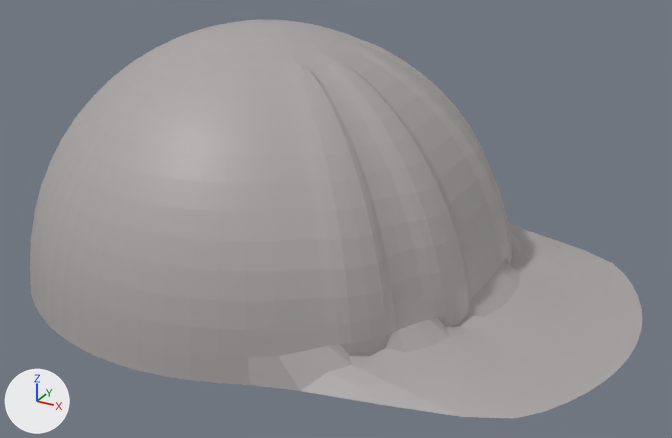
What one commit did to the glTF model technolog/technolog_face_model_1.gltf.
Before and after are seen from a 50 mm lens placed at (2.0, -3.048, 1.761), pointed at (0.362, -0.069, 0.271). Arrows for +X, +Y and +Z are at lower left; the lights stay in place. Vertices at the same position are counted once.

Objects in the first picture: 'Сфера'.
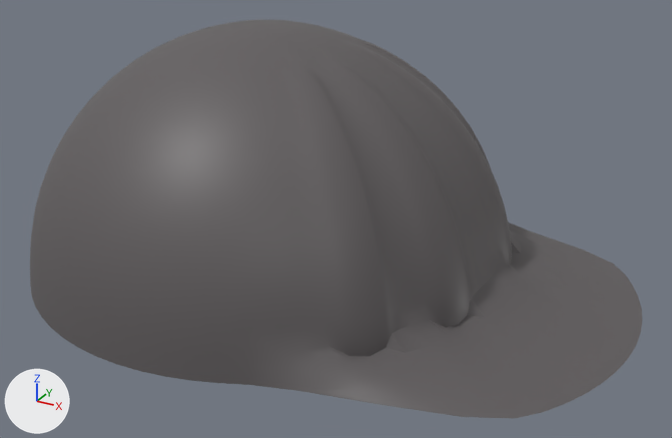
Where the newer file only moved an object's origin or applied its transform, the numbers keep the older frame.

The edits, one by one:
Material 'Материал.001' (mat_материал_001) is new.
Its base color is (0.115, 0.105, 0.108) (dark grey #5f5b5c).
me_сфера_003 is used by ob_сфера; location (0.0, 0.0, 0.0).
Verts and faces of me_сфера_003; kept vertices keep their numbers, new ones are numbered from 1287.
Before the commit, vertices of me_сфера_003: 108 (0.65, -0.83, 0.0) at pixel (300, 390), 851 (0.91, -0.77, 0.0) at pixel (380, 404), 1229 (0.85, -0.75, 0.03) at pixel (367, 389).
me_сфера_003 had 1287 vertices, 2508 faces and spanned x -0.99..1.55, y -0.99..0.99, z 0.0..1.0.
me_сфера_003 now has 1288 vertices, 2510 faces and spans x -0.99..1.55, y -0.99..0.99, z 0.0..1.0.
Part 1, on me_сфера_003:
Faces deleted: (108, 851, 1229).
New vertex 1287 is at (0.75, -0.79, 0.01), pixel (333, 390).
New faces: (108, 851, 1287), (851, 1229, 1287), (108, 1287, 1229).
me_сфера_003 part 2: 2507 faces spanning x -0.99..1.55, y -0.99..0.99, z 0.0..1.0 switch from mat_материал_031 (grey #aca7a7) to mat_материал_001 (dark grey #5f5b5c).

Location of each change, [x1, y1, x2, y2] in pixels of the pictures (672 x 438 px):
part 1 of me_сфера_003, built on: [303, 389, 379, 404] in both
part 2 of me_сфера_003, recoloured: [30, 20, 642, 418] in both
